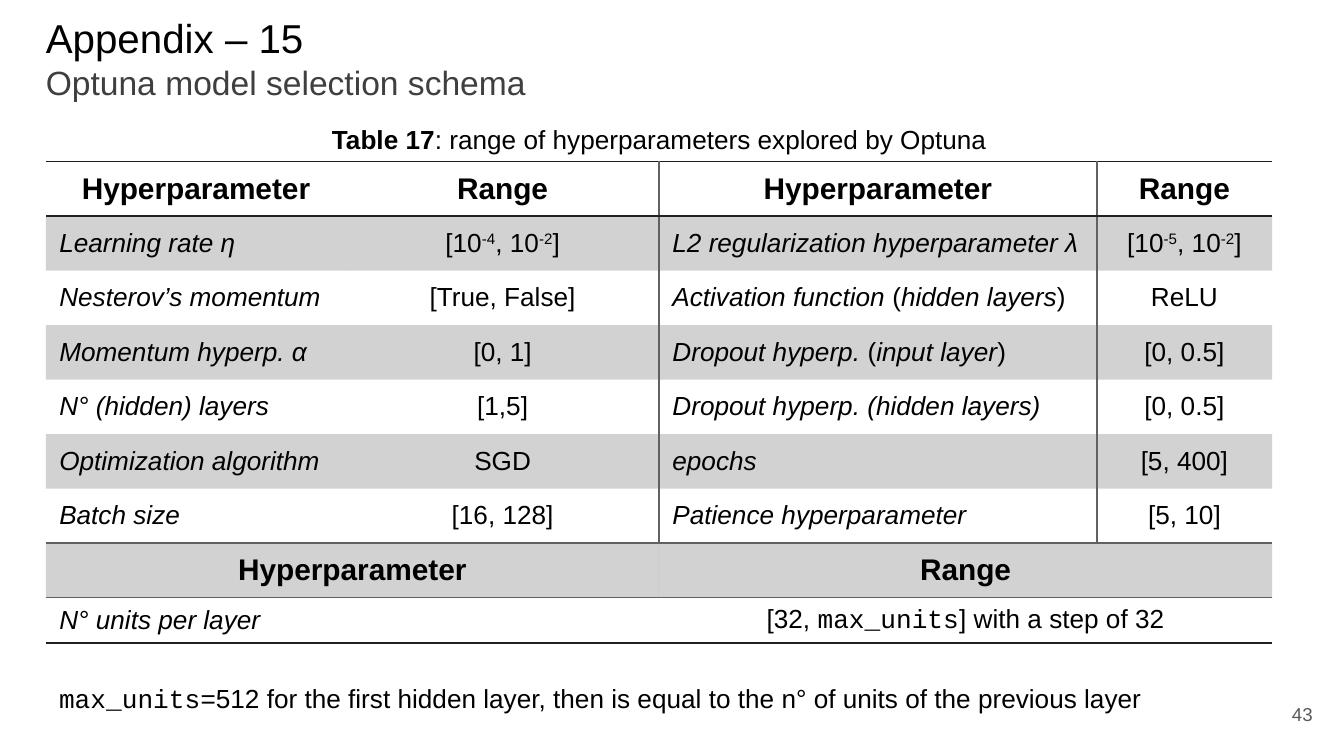
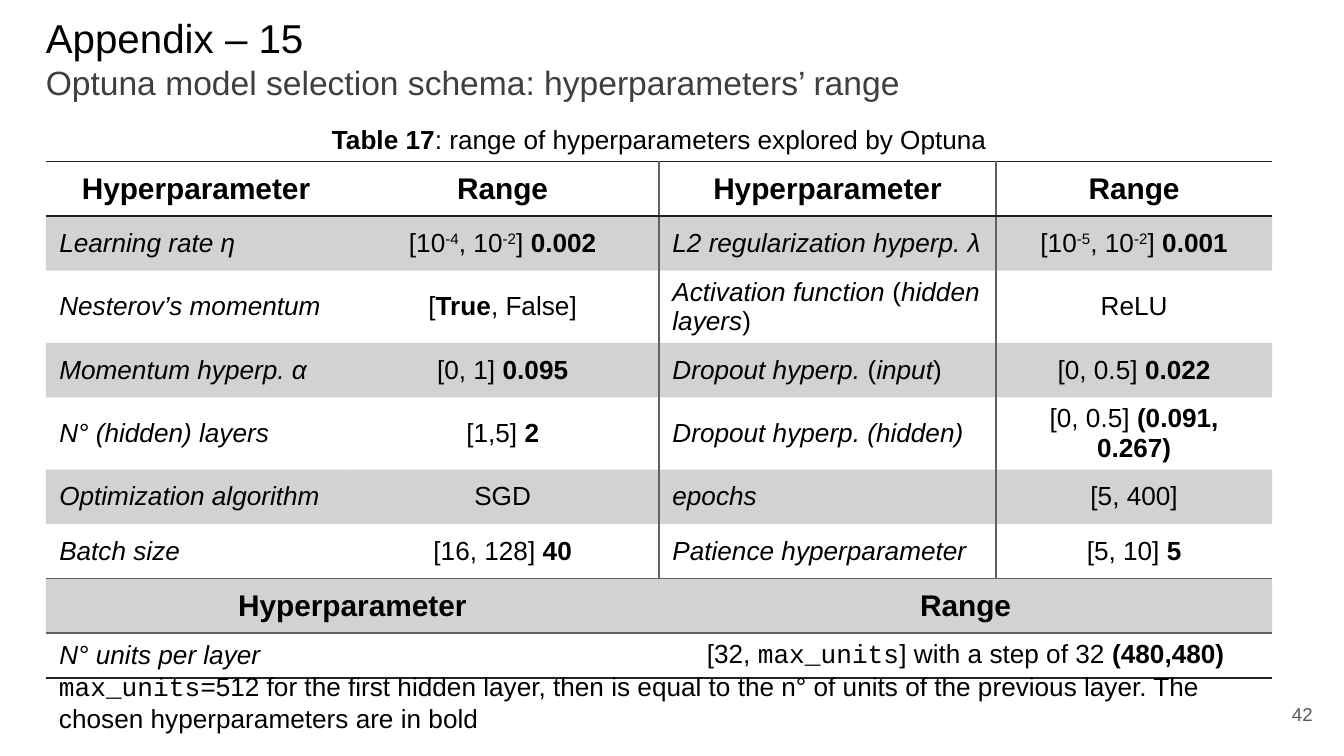
Before and after one commit to paolo-junior-mollica/machine-learning-project, a slide deck: slide 42 of relazione/Canduci_Marino_Mollica.pptx (slide 43 before the commit). Drawn at 1344x756 pixels with LibreOffice and Linux fonts; fonts in the diff are those of the drawing. Boxes give left, top, right and bottom in pixels: in the first picture for what was removed or moved away, otherwise in the second. Text is boxed around its words. In the diff, an @@ line names an element or a change of style, - is before the commit and + after.

Commit message:
Update report: added optuna plots & numbers, hyperparameters, discussion and others

```diff
--- a/relazione/Canduci_Marino_Mollica.pptx
+++ b/relazione/Canduci_Marino_Mollica.pptx
@@ title at bbox=[46, 23, 900, 101]: text changed @@
-Appendix – 15
-Optuna model selection schema
+Appendix – 15
+Optuna model selection schema: hyperparameters’ range
@@ table at bbox=[46, 161, 1273, 674] @@
-row 2: Learning rate η | [10-4, 10-2] | L2 regularization hyperparameter λ | [10-5, 10-2]
+row 2: Learning rate η | [10-4, 10-2] 0.002 | L2 regularization hyperp. λ | [10-5, 10-2] 0.001
-row 4: Momentum hyperp. α | [0, 1] | Dropout hyperp. (input layer) | [0, 0.5]
+row 4: Momentum hyperp. α | [0, 1] 0.095 | Dropout hyperp. (input) | [0, 0.5] 0.022
-row 5: N° (hidden) layers | [1,5] | Dropout hyperp. (hidden layers) | [0, 0.5]
+row 5: N° (hidden) layers | [1,5] 2 | Dropout hyperp. (hidden) | [0, 0.5] (0.091, 0.267)
-row 7, column 2: [16, 128]
+row 7, column 2: [16, 128] 40
-row 7, column 4: [5, 10]
+row 7, column 4: [5, 10] 5
-row 9, column 3: [32, max_units] with a step of 32
+row 9, column 3: [32, max_units] with a step of 32 (480,480)
@@ bold on in "[True," @@
@@ text at bbox=[59, 677, 1198, 734]: text changed @@
-max_units=512 for the first hidden layer, then is equal to the n° of units of the previous layer
+max_units=512 for the first hidden layer, then is equal to the n° of units of the previous layer. The chosen hyperparameters are in bold
@@ page number at bbox=[1292, 708, 1313, 721]: text changed @@
-43
+42
```
Also in this commit, not shown: 14 other slides changed, 1 slide added, 1 slide removed.
